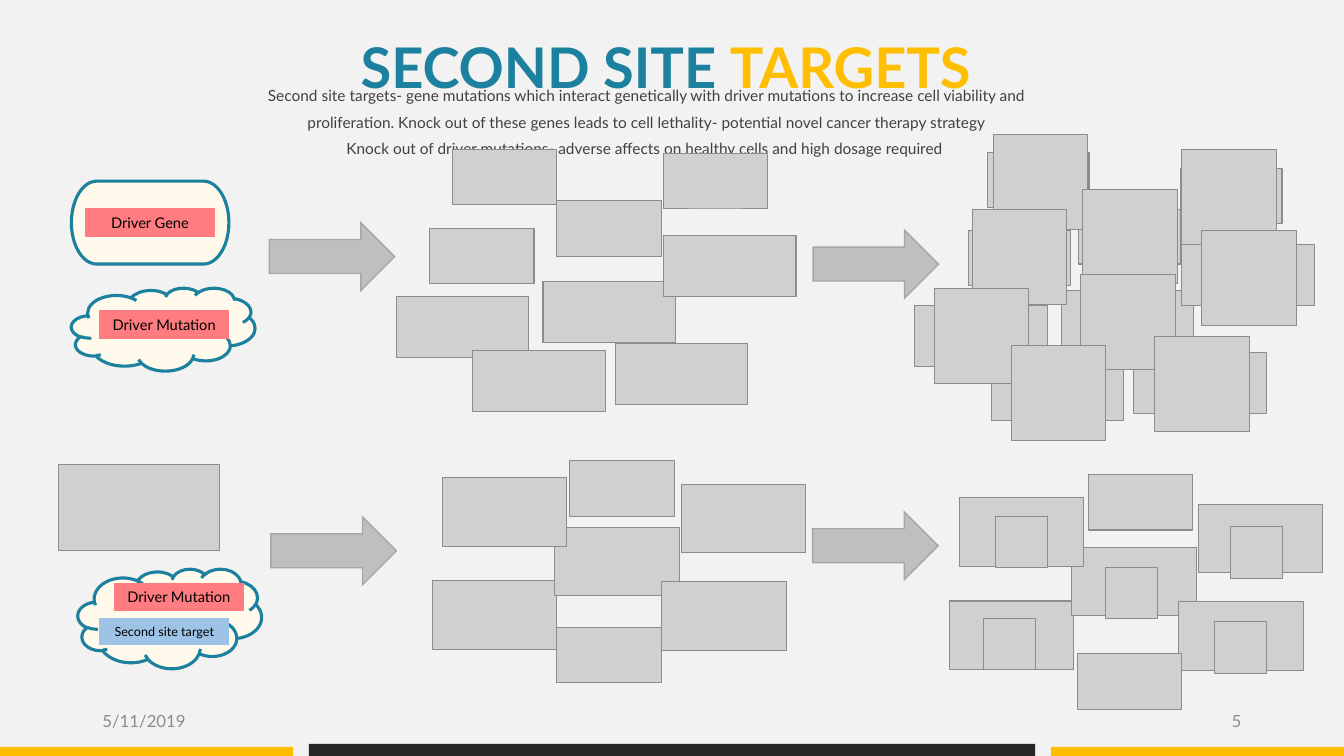
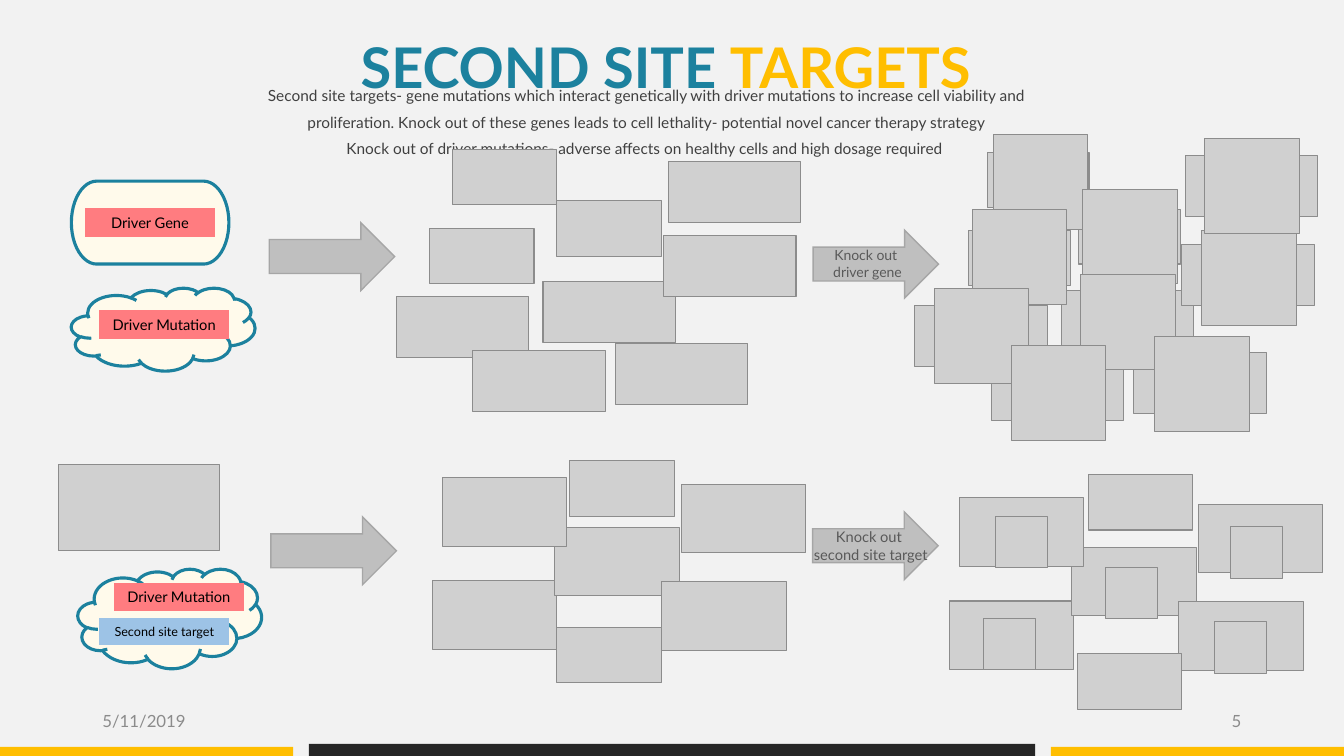
Before and after one commit to datascience-mobi/group-04-project-1-4, a slide deck: slide 5 of Folien Elias.pptx. Drawn at 1344x756 pixels with LibreOffice and Linux fonts; fonts in the diff are those of the drawing; grey boxes stand for pictures. Boxes give left, top, right and bottom in pixels: in the first picture for what was removed or moved away, otherwise in the second. Text is boxed around its words. In the diff, an @@ line names an element or a change of style, - is before the commit and + after.

```diff
--- a/Folien Elias.pptx
+++ b/Folien Elias.pptx
@@ picture moved from (x1=1182, y1=149, x2=1276, y2=244) to (x1=1205, y1=139, x2=1300, y2=234) @@
@@ picture resized from (x1=663, y1=153, x2=768, y2=209) to (x1=668, y1=161, x2=801, y2=223) @@
@@ picture resized from (x1=1181, y1=169, x2=1282, y2=224) to (x1=1186, y1=156, x2=1318, y2=218) @@
@@ text added at (x1=833, y1=250, x2=902, y2=280), 10 pt, text #595959 @@
+Knock out
+driver gene
@@ text added at (x1=814, y1=531, x2=928, y2=564), 10.5 pt, text #595959 @@
+Knock out
+second site target
```
Also in this commit, not shown: 5 other slides changed, 2 slides added.
